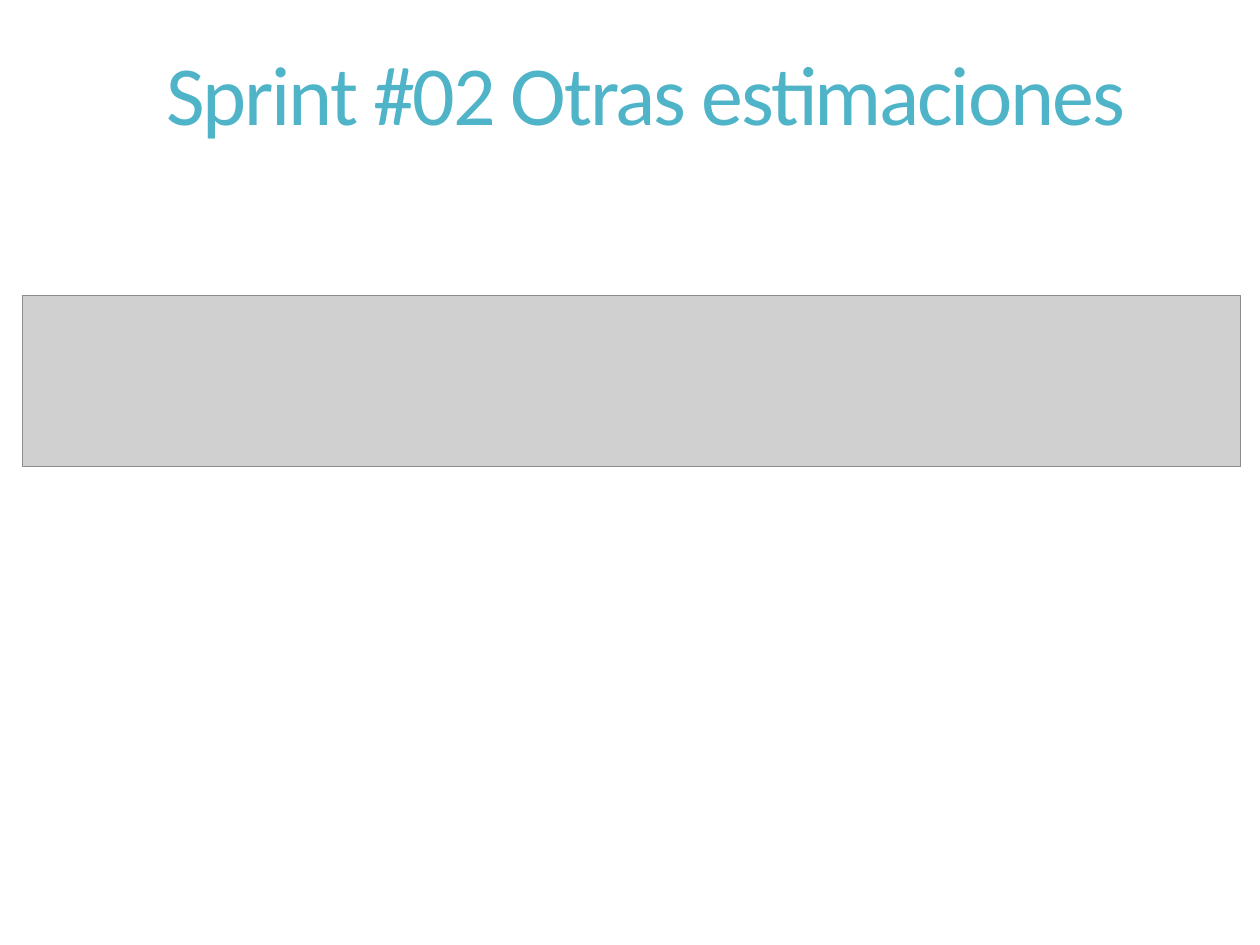
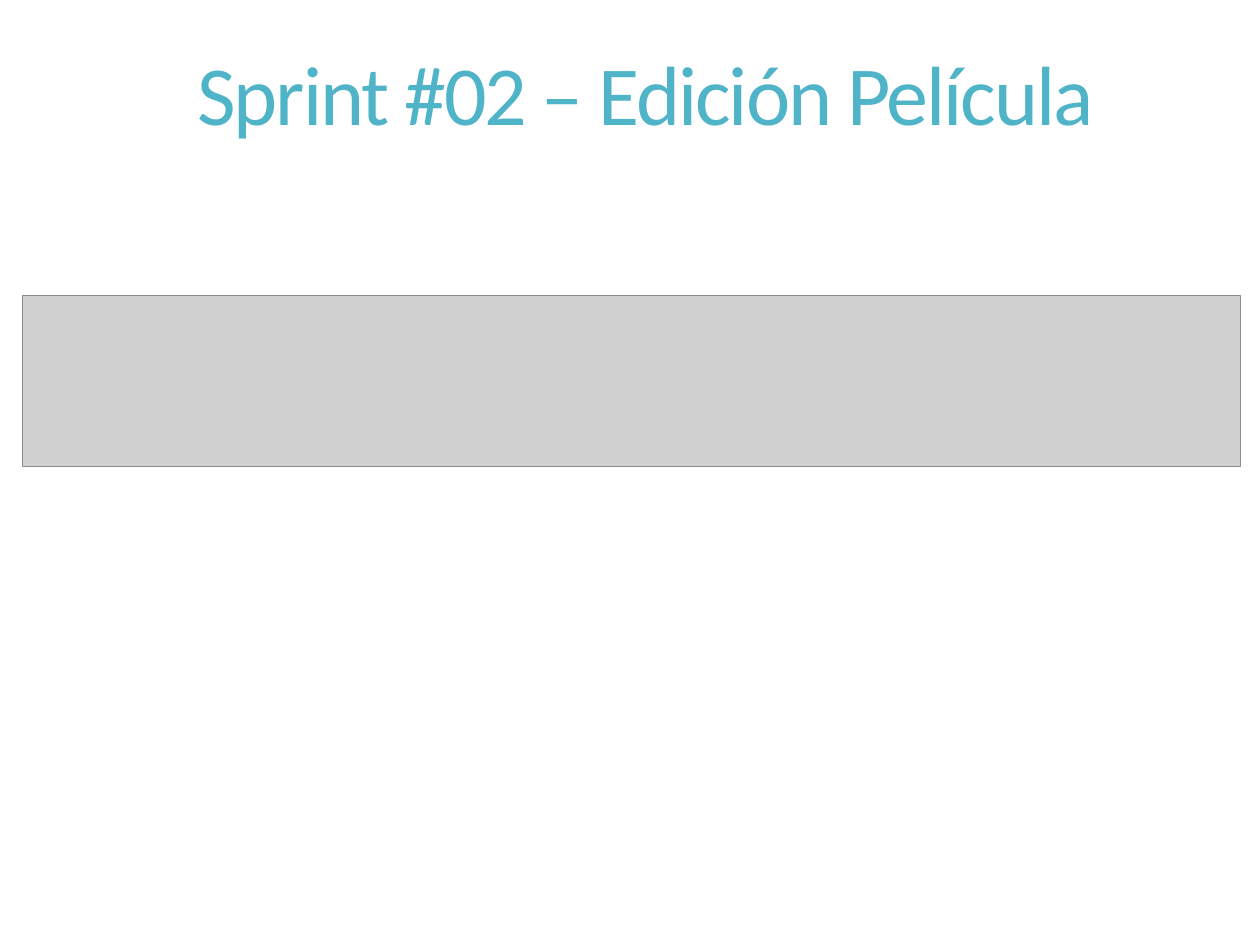
Before and after one commit to dschenkelman/a-malazan-wolvering, a slide deck: slide 5 of docs/Reuniones/Sprint 2/Reunion Informal 2013-09-23/Reunion informal 2013-09-23 .pptx. Drawn at 1260x945 pixels with LibreOffice and Linux fonts; fonts in the diff are those of the drawing; grey boxes stand for pictures. Boxes give left, top, right and bottom in pixels: in the first picture for what was removed or moved away, otherwise in the second. Text is boxed around its words. In the diff, an @@ line names an element or a change of style, - is before the commit and + after.

```diff
--- a/docs/Reuniones/Sprint 2/Reunion Informal 2013-09-23/Reunion informal 2013-09-23 .pptx
+++ b/docs/Reuniones/Sprint 2/Reunion Informal 2013-09-23/Reunion informal 2013-09-23 .pptx
@@ title at (197,66,1094,139): text changed @@
-Sprint #02 Otras estimaciones
+Sprint #02 – Edición Película
```
Also in this commit, not shown: 5 other slides changed, 2 slides added.
